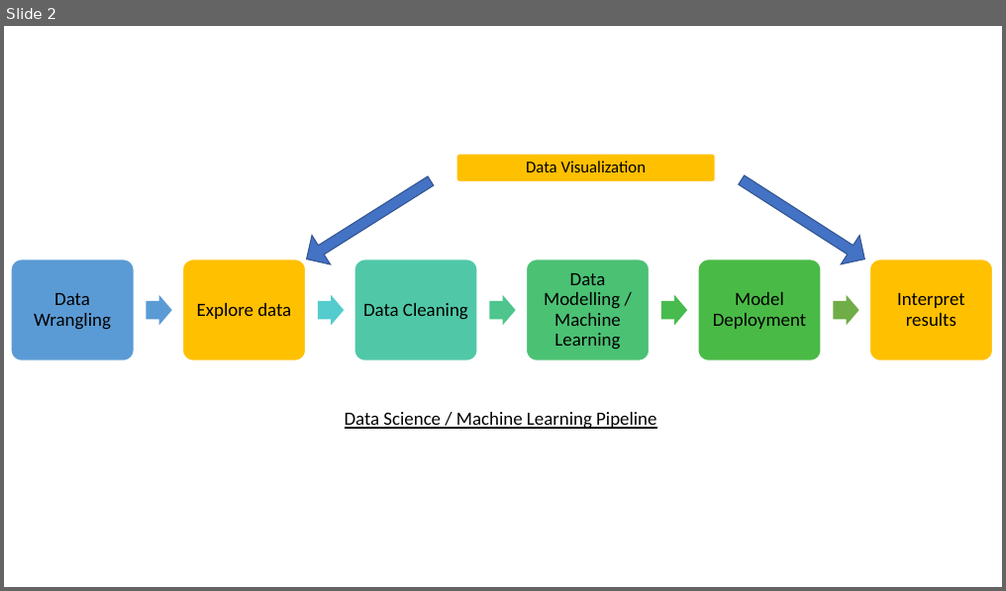
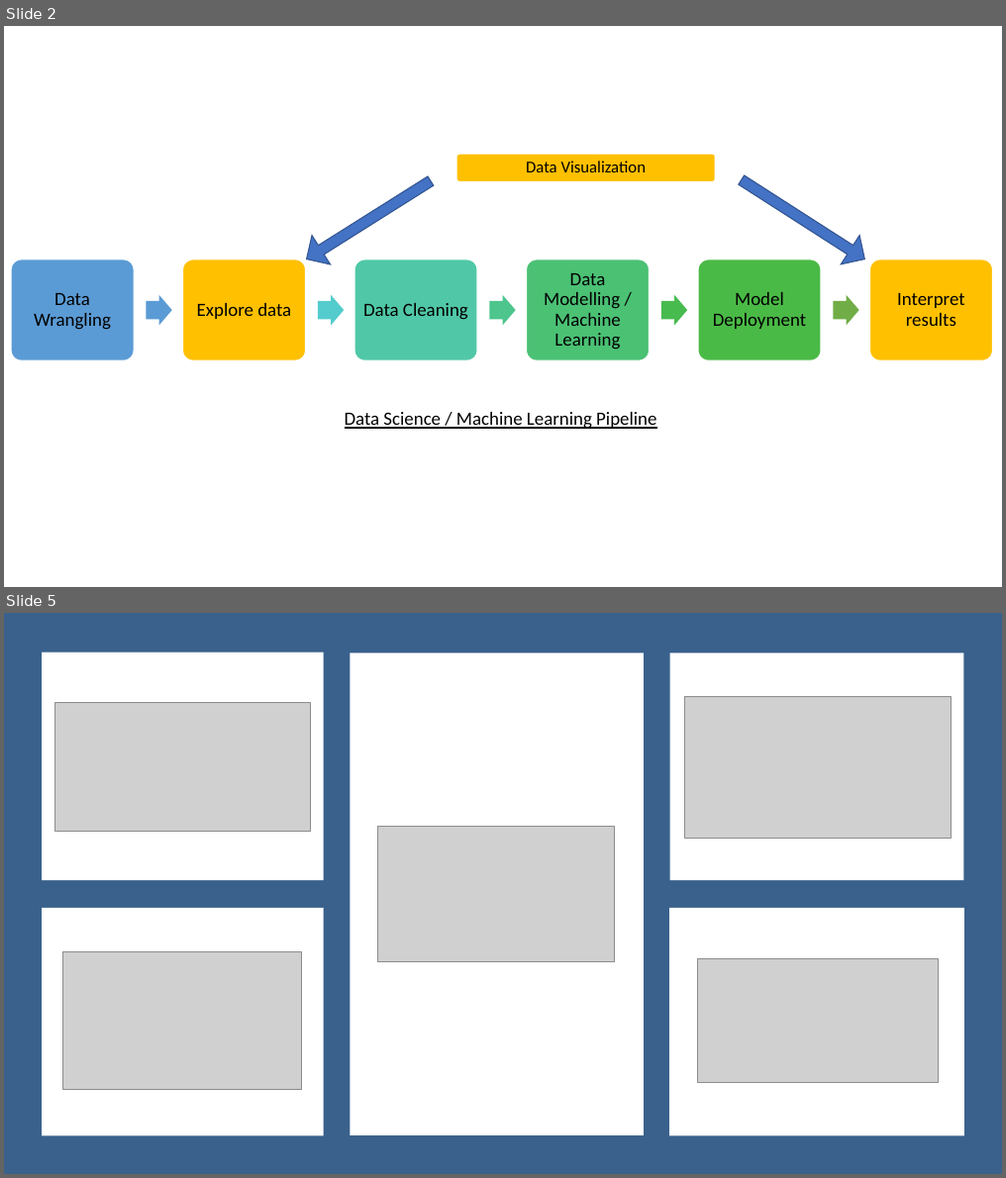
Before and after one commit to PurohitPraven/Blogs, a slide deck: 20220115_ScienceBehindVizualization/diagrams.pptx. Shown one above the other, each under a label of ours: slide 2 before the commit, slides 2 and 5 after it; the slides between them are not shown. The pictures are 1006x591 and 1006x1178 pixels, drawn with LibreOffice and Linux fonts; fonts in the diff are those of the drawing; grey boxes stand for pictures. Boxes give left, top, right and bottom in pixels: in the first picture for what was removed or moved away, otherwise in the second. Text is boxed around its words. In the diff, an @@ line names an element or a change of style, - is before the commit and + after.

```diff
--- a/20220115_ScienceBehindVizualization/diagrams.pptx
+++ b/20220115_ScienceBehindVizualization/diagrams.pptx
@@ slide 5 added at <box>4,613,1002,1174</box>, background #FFFFFF @@
@@ rectangle added at <box>4,613,1002,1174</box>, fill #3A618C @@
@@ rectangle added at <box>42,653,323,881</box>, fill #FFFFFF @@
@@ rectangle added at <box>350,653,644,1136</box>, fill #FFFFFF @@
@@ rectangle added at <box>670,653,963,880</box>, fill #FFFFFF @@
@@ picture added at <box>684,696,951,839</box> @@
@@ picture added at <box>54,703,310,832</box> @@
@@ picture added at <box>377,827,614,962</box> @@
@@ rectangle added at <box>42,908,323,1137</box>, fill #FFFFFF @@
@@ rectangle added at <box>669,908,964,1137</box>, fill #FFFFFF @@
@@ picture added at <box>62,953,301,1089</box> @@
@@ picture added at <box>697,959,938,1083</box> @@
```
Also in this commit, not shown: 1 slide changed, 1 other slide added, 11 other files.
